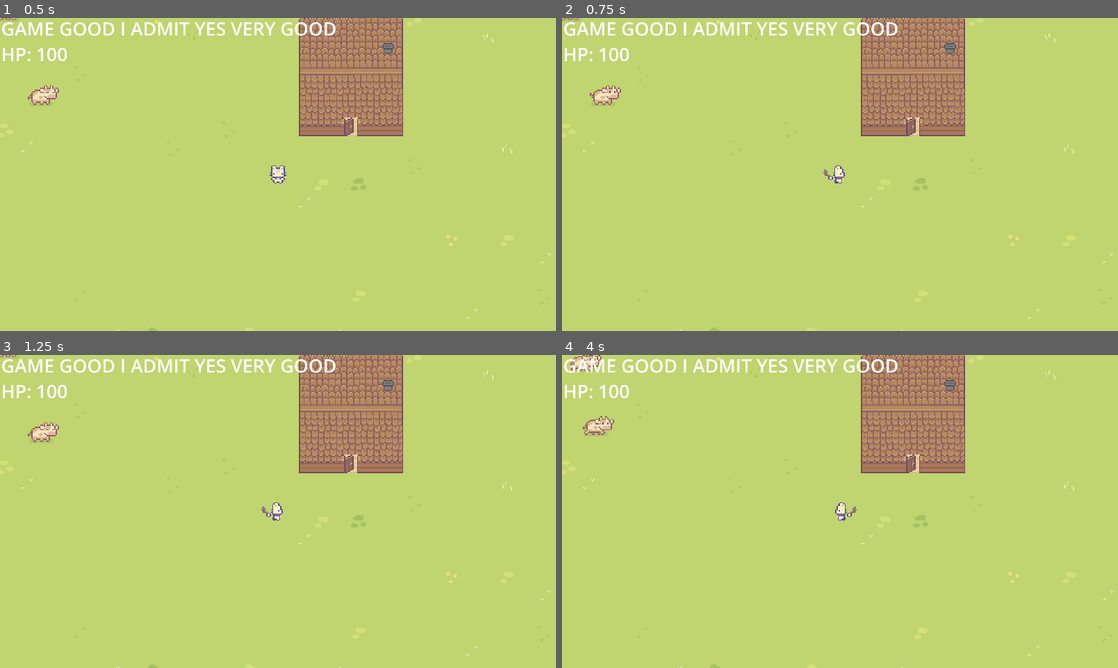
Above: before the commit, frames 1-4 (two rows, left to right).
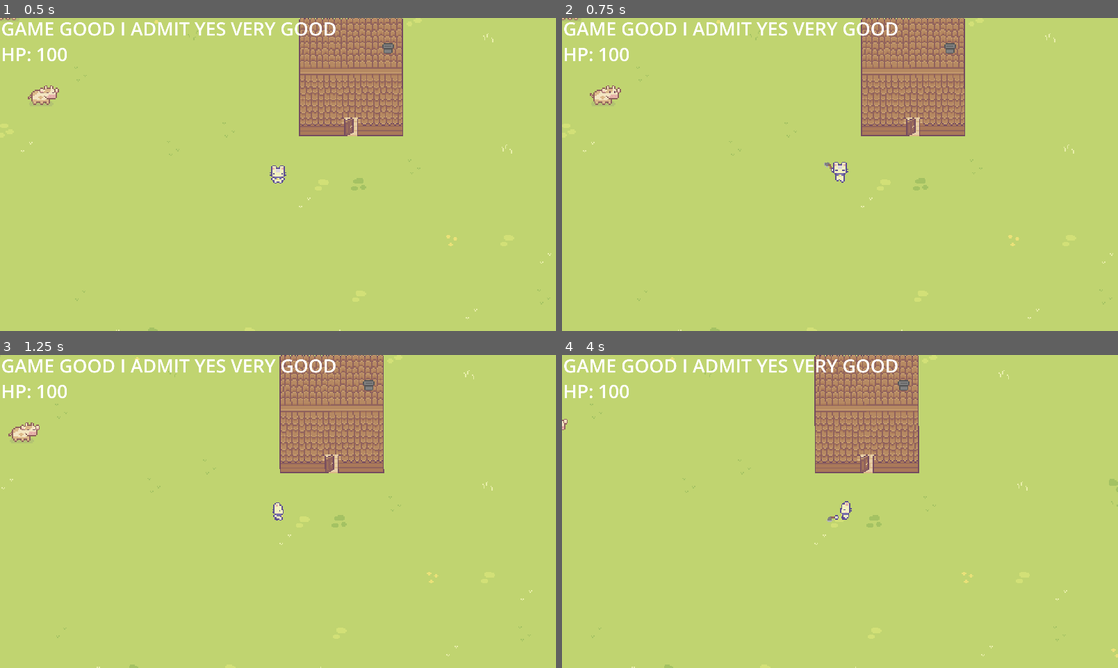
Above: after the commit, the same moments.

Repository: maciulex/First-game-in-godot
Game: Godot game, scene res://game_level.tscn
The game is run twice, just before and just after one commit, with the same random seed, the same clock (stepped at 60 frames per second) and the same inputs.
Inputs:
- Up to frame 1 (0.5 s): no input
- Up to frame 2 (0.75 s): tap Enter at 0.5 s; hold D (right) from 0.53 s (still down); hold Space (space) from 0.53 s (still down)
- Up to frame 3 (1.25 s): keep holding D (right); keep holding Space (space)
- Up to frame 4 (4 s): release D (right) at 1.28 s; release Space (space) at 1.28 s; hold S (down) 1.28-2.03 s; tap Space (space) at 1.35, 2.85 s; hold D (right) 2.03-2.78 s; hold Space (space) 2.03-2.78 s; hold W (up) 2.78-3.53 s; hold A (left) from 3.53 s (still down); hold Space (space) from 3.53 s (still down)

Frame 1 is identical in both runs. In frame 2, 0.2% of the frame differs, in the area x 46-52%, y 46-53%; in frame 3, 5.3%; in frame 4, 9.0%, in the area x 0-100%, y 0-100%.

Commit message:
animation, tool Axe
Added idle state for every direction
added toolCoolDown

Diff:
--- a/NPC/cow.tscn
+++ b/NPC/cow.tscn
@@ -80,8 +80,9 @@
 states/idle/node = SubResource("AnimationNodeAnimation_xwlek")
 states/idle/position = Vector2(353, 100)
 states/walking/node = SubResource("AnimationNodeAnimation_87obp")
-states/walking/position = Vector2(512, 95)
+states/walking/position = Vector2(688, 105)
 transitions = ["Start", "idle", SubResource("AnimationNodeStateMachineTransition_n0f4a"), "idle", "walking", SubResource("AnimationNodeStateMachineTransition_avhrs"), "walking", "idle", SubResource("AnimationNodeStateMachineTransition_tef5u")]
+graph_offset = Vector2(-103, 52)
 
 [sub_resource type="AnimationNodeStateMachinePlayback" id="AnimationNodeStateMachinePlayback_ocpae"]
 
@@ -96,6 +97,7 @@
 texture = ExtResource("1_qr5e4")
 hframes = 3
 vframes = 2
+frame = 2
 
 [node name="AnimationPlayer" type="AnimationPlayer" parent="."]
 libraries = {
@@ -107,7 +109,7 @@
 anim_player = NodePath("../AnimationPlayer")
 active = true
 parameters/playback = SubResource("AnimationNodeStateMachinePlayback_ocpae")
-parameters/conditions/isIdle = true
+parameters/conditions/isIdle = false
 parameters/conditions/isWalking = false
 
 [node name="Timer" type="Timer" parent="."]
--- a/character/player.gd
+++ b/character/player.gd
@@ -2,6 +2,7 @@
 
 @export var movement_speed : float = 100;
 @export var knotbackStrength: float = 400;
+@export var toolCoolDownTime : float = 1.5;
 @onready var animation_tree = $AnimationTree;
 var KnockbackRays : Array;
 signal building;
@@ -14,11 +15,11 @@
 	KnockbackRays = [
 		$RayCastsContainer/RayCast2D1,#bottom-middle
 		$RayCastsContainer/RayCast2D2,#next going clockwise by 45 deg
-		$RayCastsContainer/RayCast2D3,
+		$RayCastsContainer/RayCast2D3,#left
 		$RayCastsContainer/RayCast2D4,
-		$RayCastsContainer/RayCast2D5,
+		$RayCastsContainer/RayCast2D5,#top
 		$RayCastsContainer/RayCast2D6,
-		$RayCastsContainer/RayCast2D7,
+		$RayCastsContainer/RayCast2D7,#right
 		$RayCastsContainer/RayCast2D8
 	];
 
@@ -27,11 +28,15 @@
 		Input.get_action_strength("right") - Input.get_action_strength("left"),
 		Input.get_action_strength("down") - Input.get_action_strength("up")
 	)
+	if (playerData.movementBlock):
+		return;
+
 	var toolUse = Input.get_action_strength("space");
-	if (toolUse):
+	if (toolUse && !playerData.toolCoolDown):
+		$Timer.start(toolCoolDownTime);
+		playerData.toolCoolDown = true;
 		useTool(input_direction);
-
-	if (!playerData.movementBlock):
+	else:
 		velocity = input_direction * movement_speed;
 		update_animation("movement",input_direction)
 		move_and_slide();
@@ -41,7 +46,10 @@
 	if (move_input != Vector2.ZERO):
 		animation_tree.set("parameters/conditions/IsMoving", true);
 		animation_tree.set("parameters/conditions/isIdle", false);
-		animation_tree.set("parameters/walk/blend_position", move_input);
+		playerData.lookingDirection = move_input;
+		animation_tree.set("parameters/walk/blend_position", playerData.lookingDirection);
+		animation_tree.set("parameters/idle/blend_position", playerData.lookingDirection);
+
 	else:
 		animation_tree.set("parameters/conditions/IsMoving", false);
 		animation_tree.set("parameters/conditions/isIdle", true);
@@ -50,7 +58,7 @@
 	animation_tree.set("parameters/conditions/IsMoving", false);
 	animation_tree.set("parameters/conditions/isIdle", false);
 	animation_tree.set("parameters/conditions/useTool", true);
-	animation_tree.set("parameters/UseTool/UseAxe/blend_position", vector);
+	animation_tree.set("parameters/UseTool/UseAxe/blend_position", playerData.lookingDirection);
 
 	pass;
 
@@ -85,9 +93,12 @@
 	update_animation("movement", Vector2.ZERO);
 
 func useTool(lookingAt: Vector2):
+	if (lookingAt == Vector2.ZERO): lookingAt = Vector2(0,1);
 	blockPlayerMovement();
 	update_animation("toolUse", lookingAt);
-
+	match playerData.equipedTool:
+		playerData.tools.Axe:
+			pass;
 	pass;
 
 
@@ -116,6 +127,12 @@
 func _on_animation_tree_animation_finished(anim_name):
 	print("1 ",anim_name);
 	if (anim_name.contains("Use")):
+		animation_tree.set("parameters/conditions/isIdle", true);
 		animation_tree.set("parameters/conditions/useTool", false);
+		playerData.movementBlock = false;
 
-		playerData.movementBlock = false;
+#function act as guard to ensure that
+func _on_timer_timeout():
+	if (playerData.toolCoolDown):
+		playerData.toolCoolDown = false;
+	pass # Replace with function body.
--- a/character/player.tscn
+++ b/character/player.tscn
@@ -445,6 +445,86 @@
 "transitions": PackedFloat32Array(1, 1),
 "update": 1,
 "values": [0, 1]
+}
+tracks/1/type = "value"
+tracks/1/imported = false
+tracks/1/enabled = true
+tracks/1/path = NodePath("Sprite2D:visible")
+tracks/1/interp = 1
+tracks/1/loop_wrap = true
+tracks/1/keys = {
+"times": PackedFloat32Array(0),
+"transitions": PackedFloat32Array(1),
+"update": 1,
+"values": [true]
+}
+tracks/2/type = "value"
+tracks/2/imported = false
+tracks/2/enabled = true
+tracks/2/path = NodePath("toolsUsage:visible")
+tracks/2/interp = 1
+tracks/2/loop_wrap = true
+tracks/2/keys = {
+"times": PackedFloat32Array(0),
+"transitions": PackedFloat32Array(1),
+"update": 1,
+"values": [false]
+}
+
+[sub_resource type="Animation" id="Animation_vlskw"]
+resource_name = "idle_left"
+loop_mode = 1
+tracks/0/type = "value"
+tracks/0/imported = false
+tracks/0/enabled = true
+tracks/0/path = NodePath("Sprite2D:frame")
+tracks/0/interp = 1
+tracks/0/loop_wrap = true
+tracks/0/keys = {
+"times": PackedFloat32Array(0, 0.5),
+"transitions": PackedFloat32Array(1, 1),
+"update": 1,
+"values": [8, 9]
+}
+tracks/1/type = "value"
+tracks/1/imported = false
+tracks/1/enabled = true
+tracks/1/path = NodePath("Sprite2D:visible")
+tracks/1/interp = 1
+tracks/1/loop_wrap = true
+tracks/1/keys = {
+"times": PackedFloat32Array(0),
+"transitions": PackedFloat32Array(1),
+"update": 1,
+"values": [true]
+}
+tracks/2/type = "value"
+tracks/2/imported = false
+tracks/2/enabled = true
+tracks/2/path = NodePath("toolsUsage:visible")
+tracks/2/interp = 1
+tracks/2/loop_wrap = true
+tracks/2/keys = {
+"times": PackedFloat32Array(0),
+"transitions": PackedFloat32Array(1),
+"update": 1,
+"values": [false]
+}
+
+[sub_resource type="Animation" id="Animation_qucgn"]
+resource_name = "idle_right"
+loop_mode = 1
+tracks/0/type = "value"
+tracks/0/imported = false
+tracks/0/enabled = true
+tracks/0/path = NodePath("Sprite2D:frame")
+tracks/0/interp = 1
+tracks/0/loop_wrap = true
+tracks/0/keys = {
+"times": PackedFloat32Array(0, 0.5),
+"transitions": PackedFloat32Array(1, 1),
+"update": 1,
+"values": [12, 13]
 }
 tracks/1/type = "value"
 tracks/1/imported = false
@@ -480,6 +560,8 @@
 "UseAxeUp": SubResource("Animation_7vw5s"),
 "idle": SubResource("Animation_vxfti"),
 "idle_down": SubResource("Animation_hqo7y"),
+"idle_left": SubResource("Animation_vlskw"),
+"idle_right": SubResource("Animation_qucgn"),
 "idle_up": SubResource("Animation_00dvo"),
 "walk_down": SubResource("Animation_eoypn"),
 "walk_left": SubResource("Animation_mbpjw"),
@@ -511,13 +593,41 @@
 blend_mode = 1
 
 [sub_resource type="AnimationNodeBlendTree" id="AnimationNodeBlendTree_6lhur"]
+graph_offset = Vector2(99.6255, -58.3071)
 nodes/UseAxe/node = SubResource("AnimationNodeBlendSpace2D_24efs")
 nodes/UseAxe/position = Vector2(520, 20)
-nodes/output/position = Vector2(800, 120)
+nodes/output/position = Vector2(860, 80)
 node_connections = [&"output", 0, &"UseAxe"]
 
-[sub_resource type="AnimationNodeAnimation" id="AnimationNodeAnimation_76ndi"]
+[sub_resource type="AnimationNodeAnimation" id="AnimationNodeAnimation_8yhde"]
+animation = &"idle_left"
+
+[sub_resource type="AnimationNodeAnimation" id="AnimationNodeAnimation_r1ffx"]
+animation = &"idle_up"
+
+[sub_resource type="AnimationNodeAnimation" id="AnimationNodeAnimation_y10h6"]
+animation = &"idle_down"
+
+[sub_resource type="AnimationNodeAnimation" id="AnimationNodeAnimation_wq4xp"]
+animation = &"idle_right"
+
+[sub_resource type="AnimationNodeAnimation" id="AnimationNodeAnimation_kfk7n"]
 animation = &"idle"
+
+[sub_resource type="AnimationNodeBlendSpace2D" id="AnimationNodeBlendSpace2D_wvre4"]
+blend_point_0/node = SubResource("AnimationNodeAnimation_8yhde")
+blend_point_0/pos = Vector2(-1.1, 0)
+blend_point_1/node = SubResource("AnimationNodeAnimation_r1ffx")
+blend_point_1/pos = Vector2(0, -1.1)
+blend_point_2/node = SubResource("AnimationNodeAnimation_y10h6")
+blend_point_2/pos = Vector2(0, 1.1)
+blend_point_3/node = SubResource("AnimationNodeAnimation_wq4xp")
+blend_point_3/pos = Vector2(1.1, 0)
+blend_point_4/node = SubResource("AnimationNodeAnimation_kfk7n")
+blend_point_4/pos = Vector2(0, 0)
+min_space = Vector2(-1.1, -1.1)
+max_space = Vector2(1.1, 1.1)
+blend_mode = 1
 
 [sub_resource type="AnimationNodeAnimation" id="AnimationNodeAnimation_f0ayc"]
 animation = &"walk_down"
@@ -544,26 +654,9 @@
 max_space = Vector2(1, 1.1)
 blend_mode = 1
 
-[sub_resource type="AnimationNodeStateMachineTransition" id="AnimationNodeStateMachineTransition_dky1r"]
-advance_mode = 2
-
-[sub_resource type="AnimationNodeStateMachineTransition" id="AnimationNodeStateMachineTransition_hyip3"]
-advance_mode = 2
-advance_condition = &"IsMoving"
-
-[sub_resource type="AnimationNodeStateMachineTransition" id="AnimationNodeStateMachineTransition_rotbv"]
-advance_mode = 2
-advance_condition = &"isIdle"
-
-[sub_resource type="AnimationNodeStateMachineTransition" id="AnimationNodeStateMachineTransition_v3ogs"]
-advance_mode = 2
-advance_condition = &"useTool"
-
-[sub_resource type="AnimationNodeStateMachineTransition" id="AnimationNodeStateMachineTransition_jf3yd"]
-advance_mode = 2
-advance_condition = &"isIdle"
-
 [sub_resource type="AnimationNodeStateMachineTransition" id="AnimationNodeStateMachineTransition_6bv2q"]
+priority = 3
+switch_mode = 2
 advance_mode = 2
 advance_condition = &"IsMoving"
 
@@ -571,17 +664,37 @@
 advance_mode = 2
 advance_condition = &"useTool"
 
+[sub_resource type="AnimationNodeStateMachineTransition" id="AnimationNodeStateMachineTransition_otp7a"]
+advance_mode = 2
+
+[sub_resource type="AnimationNodeStateMachineTransition" id="AnimationNodeStateMachineTransition_khtxx"]
+switch_mode = 2
+advance_mode = 2
+advance_condition = &"isIdle"
+
+[sub_resource type="AnimationNodeStateMachineTransition" id="AnimationNodeStateMachineTransition_2wej7"]
+advance_mode = 2
+advance_condition = &"useTool"
+
+[sub_resource type="AnimationNodeStateMachineTransition" id="AnimationNodeStateMachineTransition_t3kp7"]
+advance_mode = 2
+advance_condition = &"IsMoving"
+
+[sub_resource type="AnimationNodeStateMachineTransition" id="AnimationNodeStateMachineTransition_1sild"]
+advance_mode = 2
+advance_condition = &"isIdle"
+
 [sub_resource type="AnimationNodeStateMachine" id="AnimationNodeStateMachine_dy4va"]
 states/End/position = Vector2(891, 128)
-states/Start/position = Vector2(201, 99)
+states/Start/position = Vector2(200, 62)
 states/UseTool/node = SubResource("AnimationNodeBlendTree_6lhur")
-states/UseTool/position = Vector2(584, 216)
-"states/idle 2/node" = SubResource("AnimationNodeAnimation_76ndi")
-"states/idle 2/position" = Vector2(466, 92)
+states/UseTool/position = Vector2(566, 332)
+states/idle/node = SubResource("AnimationNodeBlendSpace2D_wvre4")
+states/idle/position = Vector2(445, 91)
 states/walk/node = SubResource("AnimationNodeBlendSpace2D_t1r2u")
 states/walk/position = Vector2(734, 99)
-transitions = ["Start", "idle 2", SubResource("AnimationNodeStateMachineTransition_dky1r"), "idle 2", "walk", SubResource("AnimationNodeStateMachineTransition_hyip3"), "walk", "idle 2", SubResource("AnimationNodeStateMachineTransition_rotbv"), "idle 2", "UseTool", SubResource("AnimationNodeStateMachineTransition_v3ogs"), "UseTool", "idle 2", SubResource("AnimationNodeStateMachineTransition_jf3yd"), "UseTool", "walk", SubResource("AnimationNodeStateMachineTransition_6bv2q"), "walk", "UseTool", SubResource("AnimationNodeStateMachineTransition_f40ye")]
-graph_offset = Vector2(-108, 35)
+transitions = ["UseTool", "walk", SubResource("AnimationNodeStateMachineTransition_6bv2q"), "walk", "UseTool", SubResource("AnimationNodeStateMachineTransition_f40ye"), "Start", "idle", SubResource("AnimationNodeStateMachineTransition_otp7a"), "UseTool", "idle", SubResource("AnimationNodeStateMachineTransition_khtxx"), "idle", "UseTool", SubResource("AnimationNodeStateMachineTransition_2wej7"), "idle", "walk", SubResource("AnimationNodeStateMachineTransition_t3kp7"), "walk", "idle", SubResource("AnimationNodeStateMachineTransition_1sild")]
+graph_offset = Vector2(-79, 60)
 
 [sub_resource type="AnimationNodeStateMachinePlayback" id="AnimationNodeStateMachinePlayback_rq3d2"]
 
@@ -616,7 +729,7 @@
 texture = ExtResource("4_wqlyb")
 hframes = 2
 vframes = 12
-frame = 14
+frame = 8
 
 [node name="CollisionShape2D" type="CollisionShape2D" parent="."]
 visible = false
@@ -633,9 +746,10 @@
 active = true
 parameters/playback = SubResource("AnimationNodeStateMachinePlayback_rq3d2")
 parameters/conditions/IsMoving = false
-parameters/conditions/isIdle = false
+parameters/conditions/isIdle = true
 parameters/conditions/useTool = false
 parameters/UseTool/UseAxe/blend_position = Vector2(0, 0)
+parameters/idle/blend_position = Vector2(0, 0)
 parameters/walk/blend_position = Vector2(-0.00694072, -0.0720524)
 
 [node name="RemoteTransform2D" type="RemoteTransform2D" parent="."]
@@ -681,6 +795,10 @@
 [node name="RayCast2D8" type="RayCast2D" parent="RayCastsContainer"]
 target_position = Vector2(13, 13)
 
+[node name="Timer" type="Timer" parent="."]
+one_shot = true
+
 [connection signal="animation_finished" from="AnimationTree" to="." method="_on_animation_tree_animation_finished"]
 [connection signal="area_entered" from="CharacterCollision" to="." method="_on_area_2d_area_entered"]
 [connection signal="body_entered" from="CharacterCollision" to="." method="_on_character_collision_body_entered"]
+[connection signal="timeout" from="Timer" to="." method="_on_timer_timeout"]
--- a/player_data.gd
+++ b/player_data.gd
@@ -1,6 +1,10 @@
 extends Node
 
+enum tools {Axe};
 
 @export var health : int = 100;
 @export var movementBlock : bool = false;
+@export var toolCoolDown : bool =  false;
+var lookingDirection : Vector2 = Vector2.ZERO;
+var equipedTool = tools.Axe;
 var cordsBeforeEntringBuilding = Vector2(0,0);
Not shown: 1 places in character/player.tscn that only renumber resources
